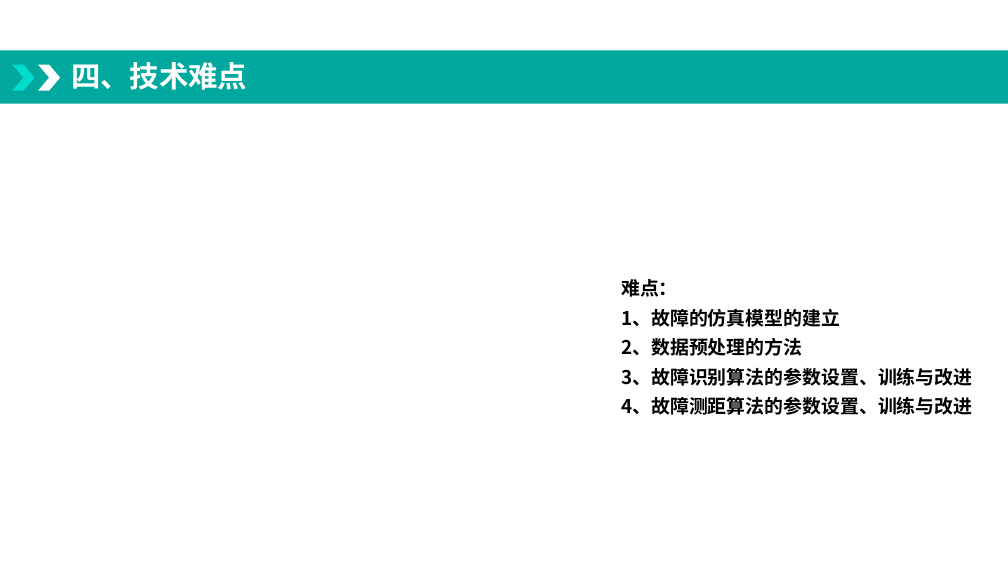
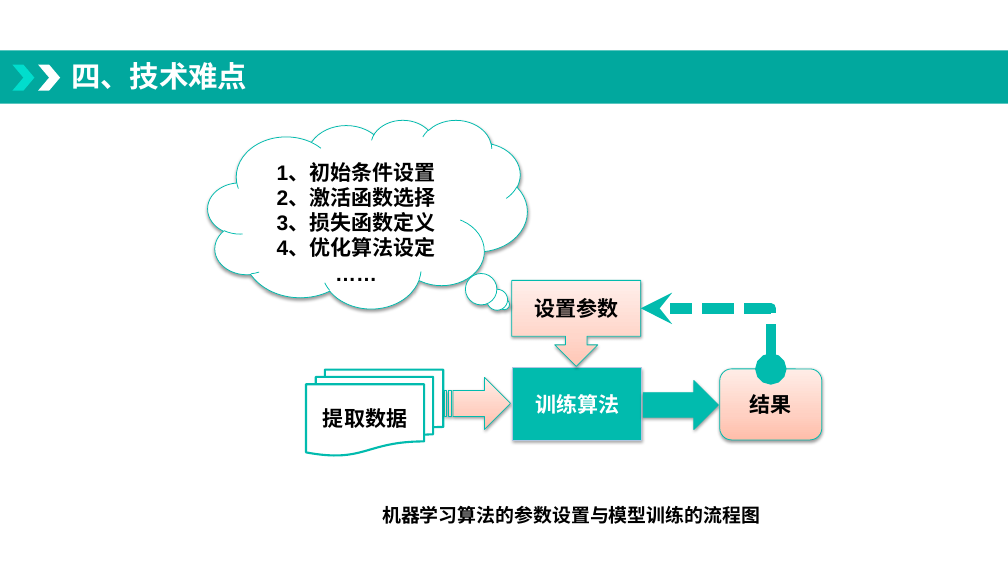
Before and after one commit to minda163/paper, a slide deck: slide 7 of 开题/我要学习-开题1.pptx. Drawn at 1008x567 pixels with LibreOffice and Linux fonts; fonts in the diff are those of the drawing; background and template pictures are left out. Boxes give left, top, right and bottom in pixels: in the first picture for what was removed or moved away, otherwise in the second. Text is boxed around its words. In the diff, an @@ line names an element or a change of style, - is before the commit and + after.

```diff
--- a/开题/我要学习-开题1.pptx
+++ b/开题/我要学习-开题1.pptx
@@ thought cloud added at (x1=208, y1=119, x2=527, y2=309), fill #FFFFFF, outline #01BBAE 0.75 pt, 20 pt, text #000000, bold @@
+1、初始条件设置
+2、激活函数选择
+3、损失函数定义
+4、优化算法设定
+……
@@ down arrow callout added at (x1=512, y1=281, x2=641, y2=367), fill gradient #FFC7B6 to #FFD7CB to #FFF0EB, outline #01BBAE 0.75 pt, 20 pt, text #000000, bold @@
+设置参数
@@ text removed at (x1=621, y1=279, x2=972, y2=415) @@
-难点：
-1、故障的仿真模型的建立
-2、数据预处理的方法
-3、故障识别算法的参数设置、训练与改进
-4、故障测距算法的参数设置、训练与改进
@@ elbow double arrow added from (771, 369) to (640, 309), #01BBAE 10 pt dashed @@
@@ flow chart multidocument added at (x1=306, y1=370, x2=444, y2=456), fill #FFFFFF, outline #01BBAE 2 pt, 20 pt, text #000000, bold @@
+提取数据
@@ striped right arrow added at (x1=445, y1=377, x2=510, y2=430), fill gradient #FFBEAA to #FFD0C3 to #FFEDE8, outline #01BBAE 0.75 pt @@
@@ rectangle added at (x1=513, y1=368, x2=642, y2=440), fill #01BBAE, outline #B1C6E2 0.75 pt, 20 pt, text #FFFFFF, bold @@
+训练算法
@@ right arrow added at (x1=644, y1=380, x2=718, y2=430), fill #01BBAE, outline #01BBAE 0.75 pt @@
@@ rounded rectangle added at (x1=720, y1=369, x2=822, y2=440), fill gradient #FFBEAA to #FFD0C3 to #FFEDE8, outline #01BBAE 0.75 pt, 20 pt, text #000000, bold @@
+结果
@@ text added at (x1=382, y1=506, x2=760, y2=524), 18 pt, text #000000, bold @@
+机器学习算法的参数设置与模型训练的流程图
```
Also in this commit, not shown: 5 other slides changed, 1 other file.
